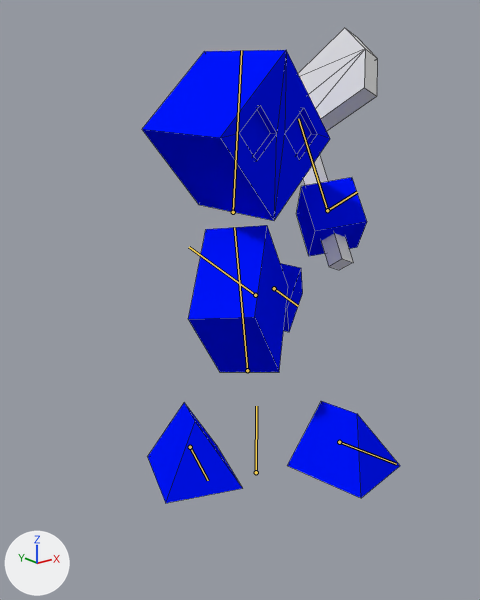
The Blender file Unity/Assets/Personagem/InimigosNormais/Carcereiro/Blender/Carcereiro.blend as it was, and as the next commit left it.
Before and after are seen from a 50 mm lens placed at (-2.94, -3.6, 3.09), pointed at (-0.11, -0.06, 1.68). Arrows for +X, +Y and +Z are at lower left; the lights stay in place. Both versions are drawn at frame 33 of the action 'Sieg_Ataques'; the numbers are the values there. The bones that bend it are drawn over the model as lines. Mesh edges are drawn as thin lines.

In view in the first picture: 'Corpo', 'Khopesh'.
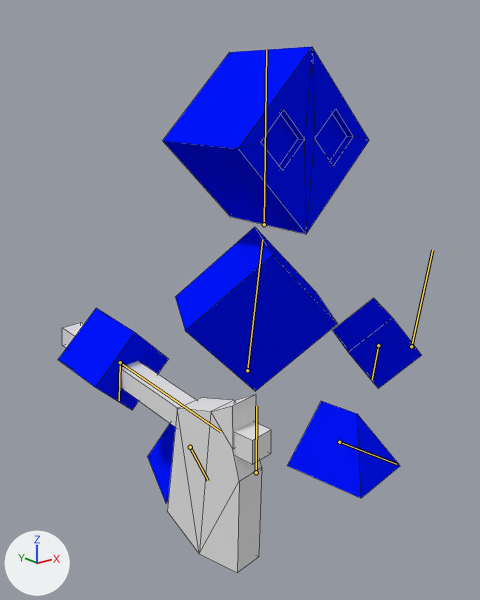
Changed parts and their boxes (x1, y1, x2, y2) in the pictures (480 x 600 px):
'Corpo', posed (41% wider): before (142, 50, 400, 503); after (58, 47, 421, 503)
'Khopesh', posed: before (298, 28, 377, 270); after (62, 322, 271, 573)
bone 'BoneCorpo', root to tip: before (247, 370) to (234, 227); after (247, 370) to (262, 239)
bone 'BoneCabeca', root to tip: before (233, 212) to (241, 50); after (264, 224) to (266, 49)
bone 'BoneEsquerda', root to tip: before (274, 288) to (298, 306); after (378, 345) to (372, 379)
bone 'BoneMaoDireita', root to tip: before (327, 210) to (357, 192); after (120, 362) to (119, 400)

The edits, one by one:
Bone 'BoneCorpo' (bone_bonecorpo) turns from (-10, 35, -6) to (14, -25, -2) degrees about its own x, y and z.
Bone 'BoneCabeca' (bone_bonecabeca) turns from (11, -29, -2) to (-14, 25, -4) degrees about its own x, y and z.
Bone 'BoneEsquerda' (bone_boneesquerda) moves from (-0.028, -0.055, 0.039) to (-0.065, 0.096, -0.021).
Bone 'BoneEsquerda' (bone_boneesquerda) turns from (-42, -43, 73) to (3, 5, 9) degrees about its own x, y and z.
Bone 'BoneMaoDireita' (bone_bonemaodireita) moves from (-0.384, -0.491, -1.126) to (-0.233, -0.005, 0.013).
Bone 'BoneMaoDireita' (bone_bonemaodireita) turns from (18, -29, 109) to (2, -32, 3) degrees about its own x, y and z.
